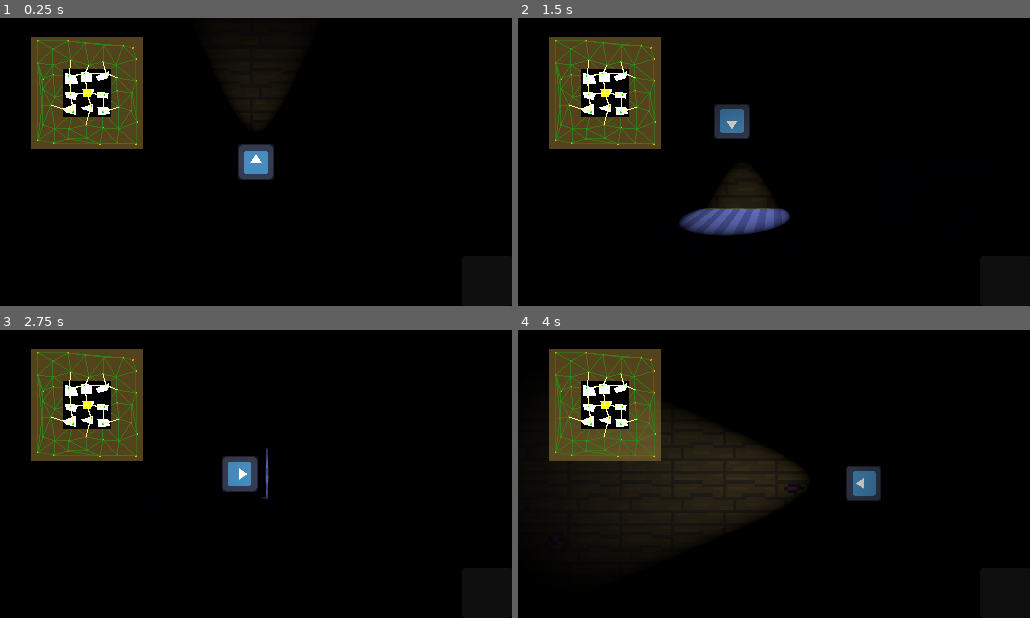
Above: before the commit, frames 1-4 (two rows, left to right).
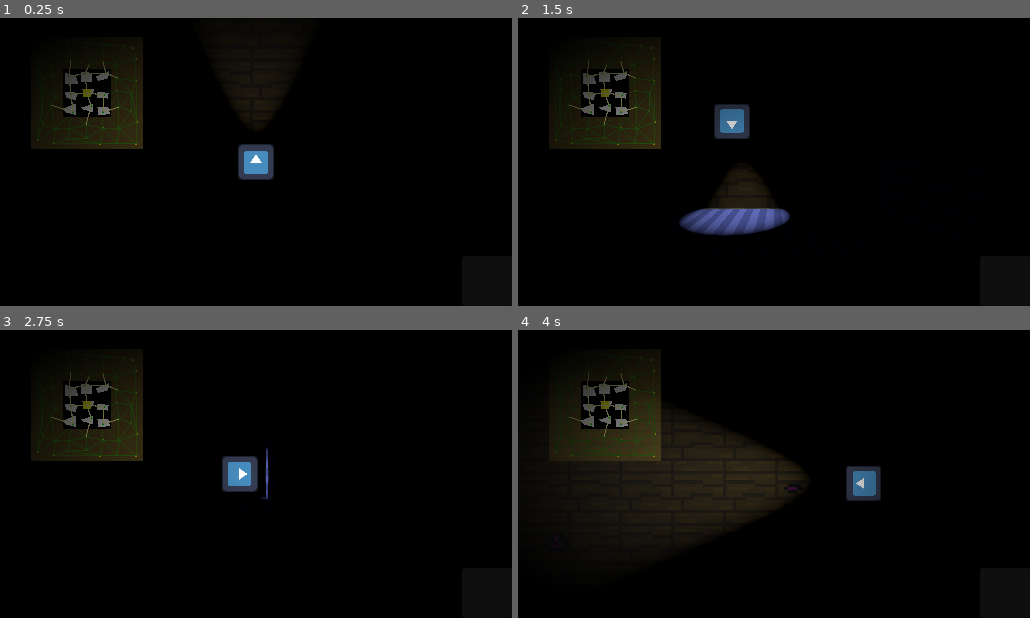
Above: after the commit, the same moments.

Repository: GammaRayTea/project-3-primordial-mass
Game: Godot game, scene res://main.tscn
Two runs of this game, one before a commit and one after it. Both use one fixed random seed, a clock stepped at 60 frames per second and the inputs below. The engine's default icon, where the game draws it, is replaced by a stand-in: a white triangle on a blue panel in a dark square.
Inputs:
- Up to frame 1 (0.25 s): no input
- Up to frame 2 (1.5 s): tap Enter at 0.5 s; hold D (move_right) 0.53-1.28 s; tap Shift (sprint) at 0.6 s; hold S (move_down) from 1.28 s (still down); tap E (interact) at 1.35 s
- Up to frame 3 (2.75 s): tap Shift (sprint) at 1.55, 2.1 s; release S (move_down) at 2.03 s; hold D (move_right) from 2.03 s (still down)
- Up to frame 4 (4 s): release D (move_right) at 2.78 s; hold W (move_up) 2.78-3.53 s; tap Shift (sprint) at 2.85, 3.8 s; hold A (move_left) from 3.53 s (still down); tap E (interact) at 3.6 s

The runs differ from the first frame. In frame 1, 7.5% of the frame differs, in the area x 6-28%, y 6-46%; in frame 2, 7.5%; in frame 3, 7.5%; in frame 4, 7.5%.

Commit message:
main menu start  button

Diff:
--- a/game.gd
+++ b/game.gd
@@ -1,5 +1,6 @@
 extends Node3D
 @export var player:Player
+@export var hud:Control
 @export var dungeon_gen:DungeonGenerator
 @export var enemies:Node3D
 @export var objects:Node3D
@@ -17,6 +18,7 @@
 	else:
 		world_environment.environment = test_env
 	player.process_mode = Node.PROCESS_MODE_INHERIT
+	hud.show()
 	if testing:
 		var room = test_room.instantiate()
 		add_child(room)
--- a/game/environment/cell_generator/cell_generator.gd
+++ b/game/environment/cell_generator/cell_generator.gd
@@ -178,7 +178,6 @@
 	var cell_id: int = generated_cells.keys().find(_cell_pos)
 	var this_cell: Cell = generated_cells[_cell_pos]
 	var ids_triangles_with_pos: PackedInt32Array
-	var i: int = 0
 
 	var cell_neighbour_ids: PackedInt32Array = get_cell_neighbours(_cell_pos)
 	if debug:
@@ -188,6 +187,8 @@
 
 	#find indices of lines to draw, meaning they have valid connections
 	var found_lines: Array[Array] = []
+
+	var i: int = 0
 	while i < _outer_ids.size():
 		if _outer_ids[i] == cell_id:
 			#get start of triangle that contains cell_id
--- a/game/player/hud_overlay.tscn
+++ b/game/player/hud_overlay.tscn
@@ -20,6 +20,7 @@
 anchor_bottom = 1.0
 grow_horizontal = 2
 grow_vertical = 2
+mouse_filter = 2
 theme = ExtResource("1_eiboa")
 script = ExtResource("1_8ijb6")
 
@@ -54,6 +55,7 @@
 offset_bottom = -3.6535797
 grow_horizontal = 2
 grow_vertical = 2
+mouse_filter = 2
 theme = ExtResource("1_eiboa")
 texture = ExtResource("4_eiboa")
 stretch_mode = 5
--- a/game/player/player.tscn
+++ b/game/player/player.tscn
@@ -5,7 +5,6 @@
 [ext_resource type="Texture2D" uid="uid://bvh7bcgdwk4gp" path="res://icon.svg" id="2_b2mth"]
 [ext_resource type="Script" uid="uid://daou788t0evlx" path="res://game/interaction_boxes/hurt_box.gd" id="3_8soms"]
 [ext_resource type="Script" uid="uid://cuon1d6qjf5qt" path="res://game/interaction_boxes/interaction_box.gd" id="3_a4w0n"]
-[ext_resource type="PackedScene" uid="uid://dxketbhopi5ju" path="res://game/player/hud_overlay.tscn" id="5_5fytw"]
 
 [sub_resource type="StandardMaterial3D" id="StandardMaterial3D_anr75"]
 shading_mode = 0
@@ -57,13 +56,12 @@
 [sub_resource type="CapsuleShape3D" id="CapsuleShape3D_a4w0n"]
 radius = 0.5439453
 
-[node name="Player" type="CharacterBody3D" unique_id=472072241 node_paths=PackedStringArray("push_box_shape", "hud", "camera", "sprint_timer", "rotation_pivot") groups=["Player"]]
+[node name="Player" type="CharacterBody3D" unique_id=472072241 node_paths=PackedStringArray("push_box_shape", "camera", "sprint_timer", "rotation_pivot") groups=["Player"]]
 script = ExtResource("1_b2mth")
 MAX_WALKING_SPEED = 3.0
 MAX_RUNNING_SPEED = 8.0
 do_gravity = false
 push_box_shape = NodePath("RotationPivot/PushBox/CollisionShape3D")
-hud = NodePath("Overlay")
 camera = NodePath("CameraStuff/Camera")
 sprint_timer = NodePath("SprintTimer")
 rotation_pivot = NodePath("RotationPivot")
@@ -166,8 +164,6 @@
 shape = SubResource("CapsuleShape3D_a4w0n")
 debug_color = Color(0.93590873, 0.24546155, 0.17528254, 0.41960785)
 
-[node name="Overlay" parent="." unique_id=1199412428 instance=ExtResource("5_5fytw")]
-
 [node name="SprintTimer" type="Timer" parent="." unique_id=1112385316]
 
 [connection signal="area_entered" from="RotationPivot/PushStartBox" to="." method="_on_push_start_box_entered"]
--- a/game/session/main_menu/main_menu.gd
+++ b/game/session/main_menu/main_menu.gd
@@ -1,3 +1,9 @@
 class_name MainMenu extends Control
 
 @export var start_button:Button
+
+
+
+
+func _on_button_pressed() -> void:
+	hide()
--- a/game/session/main_menu/main_menu.tscn
+++ b/game/session/main_menu/main_menu.tscn
@@ -9,6 +9,7 @@
 anchor_bottom = 1.0
 grow_horizontal = 2
 grow_vertical = 2
+mouse_filter = 2
 script = ExtResource("1_n860x")
 start_button = NodePath("Button")
 
@@ -21,6 +22,7 @@
 offset_right = 80.0
 offset_bottom = 40.0
 grow_horizontal = 2
+mouse_filter = 2
 text = "PRIMORDIAL MASS"
 horizontal_alignment = 1
 vertical_alignment = 1
@@ -38,4 +40,18 @@
 offset_bottom = 4.0
 grow_horizontal = 2
 grow_vertical = 2
+mouse_behavior_recursive = 2
 text = "START"
+
+[node name="ColorRect" type="ColorRect" parent="." unique_id=1390811763]
+z_index = -10
+layout_mode = 1
+anchors_preset = 15
+anchor_right = 1.0
+anchor_bottom = 1.0
+grow_horizontal = 2
+grow_vertical = 2
+mouse_filter = 2
+color = Color(0.20551914, 0.07341867, 0.28173468, 1)
+
+[connection signal="pressed" from="Button" to="." method="_on_button_pressed"]
--- a/debug_main_settings.gd
+++ b/main.gd
@@ -1,5 +1,7 @@
 extends Node
-
+@export var jump_to_game:bool = true
+@export var main_menu:MainMenu
+@export var game:Node3D
 @export var render_low_res:bool = false
 @export var low_resolution:Vector2i
 @export var high_resolution:Vector2i
@@ -12,6 +14,7 @@
 	get_tree().root.size = high_resolution
 
 
-	$MainMenu.start_button.pressed.connect($Game.start)
-	$Game.start()
-	$MainMenu.hide()
+	main_menu.start_button.pressed.connect($Game.start)
+	if jump_to_game:
+		$Game.start()
+		main_menu.hide()
--- a/main.tscn
+++ b/main.tscn
@@ -1,26 +1,27 @@
 [gd_scene format=3 uid="uid://c8257oy8c1lmb"]
 
 [ext_resource type="PackedScene" uid="uid://slg88wvcuno1" path="res://game/environment/test_room/test_room.tscn" id="1_0xm2m"]
-[ext_resource type="Script" uid="uid://dowd86n4o64xs" path="res://debug_main_settings.gd" id="1_5vw27"]
+[ext_resource type="Script" uid="uid://dowd86n4o64xs" path="res://main.gd" id="1_5vw27"]
 [ext_resource type="PackedScene" uid="uid://buj68u071kmbs" path="res://game/session/main_menu/main_menu.tscn" id="2_7mycd"]
 [ext_resource type="PackedScene" uid="uid://ct0p6npqva67" path="res://game/player/player.tscn" id="2_h2yge"]
 [ext_resource type="Script" uid="uid://dnlold3vjngv1" path="res://game.gd" id="3_efxa6"]
 [ext_resource type="Environment" uid="uid://o1olc25fhgdl" path="res://assets/environment/world_envs/test_environemt.tres" id="5_w48qg"]
 [ext_resource type="Environment" uid="uid://cwug21yqssiod" path="res://assets/environment/world_envs/dark_environment.tres" id="6_4c57u"]
 [ext_resource type="PackedScene" uid="uid://q7pghq5h7g5" path="res://game/environment/cell_generator/dungeon_generator.tscn" id="6_7mycd"]
+[ext_resource type="PackedScene" uid="uid://dxketbhopi5ju" path="res://game/player/hud_overlay.tscn" id="9_kek77"]
 
-[node name="Main" type="Node" unique_id=209619049]
+[node name="Main" type="Node" unique_id=209619049 node_paths=PackedStringArray("main_menu", "game")]
 script = ExtResource("1_5vw27")
+main_menu = NodePath("UI/MainMenu")
+game = NodePath("Game")
 render_low_res = true
 low_resolution = Vector2i(512, 288)
 high_resolution = Vector2i(1920, 1080)
 
-[node name="MainMenu" parent="." unique_id=1891432706 instance=ExtResource("2_7mycd")]
-z_index = 3
-
-[node name="Game" type="Node3D" parent="." unique_id=1350780846 node_paths=PackedStringArray("player", "dungeon_gen", "enemies", "objects", "world_environment") groups=["Game"]]
+[node name="Game" type="Node3D" parent="." unique_id=1350780846 node_paths=PackedStringArray("player", "hud", "dungeon_gen", "enemies", "objects", "world_environment") groups=["Game"]]
 script = ExtResource("3_efxa6")
 player = NodePath("Player")
+hud = NodePath("../UI/Overlay")
 dungeon_gen = NodePath("DungeonGenerator")
 enemies = NodePath("Enemies")
 objects = NodePath("Objects")
@@ -30,9 +31,10 @@
 testing = false
 test_room = ExtResource("1_0xm2m")
 
-[node name="Player" parent="Game" unique_id=472072241 instance=ExtResource("2_h2yge")]
+[node name="Player" parent="Game" unique_id=472072241 node_paths=PackedStringArray("hud") instance=ExtResource("2_h2yge")]
 process_mode = 4
 transform = Transform3D(1, 0, 0, 0, 1, 0, 0, 0, 1, 0, 1, 0)
+hud = NodePath("../../UI/Overlay")
 
 [node name="WorldEnvironment" type="WorldEnvironment" parent="Game" unique_id=443886966]
 environment = ExtResource("6_4c57u")
@@ -55,3 +57,9 @@
 [node name="Objects" type="Node3D" parent="Game" unique_id=2104293269]
 
 [node name="UI" type="CanvasLayer" parent="." unique_id=1735095429]
+
+[node name="MainMenu" parent="UI" unique_id=1891432706 instance=ExtResource("2_7mycd")]
+z_index = 3
+
+[node name="Overlay" parent="UI" unique_id=1199412428 instance=ExtResource("9_kek77")]
+visible = false
Renamed: debug_main_settings.gd.uid -> main.gd.uid
